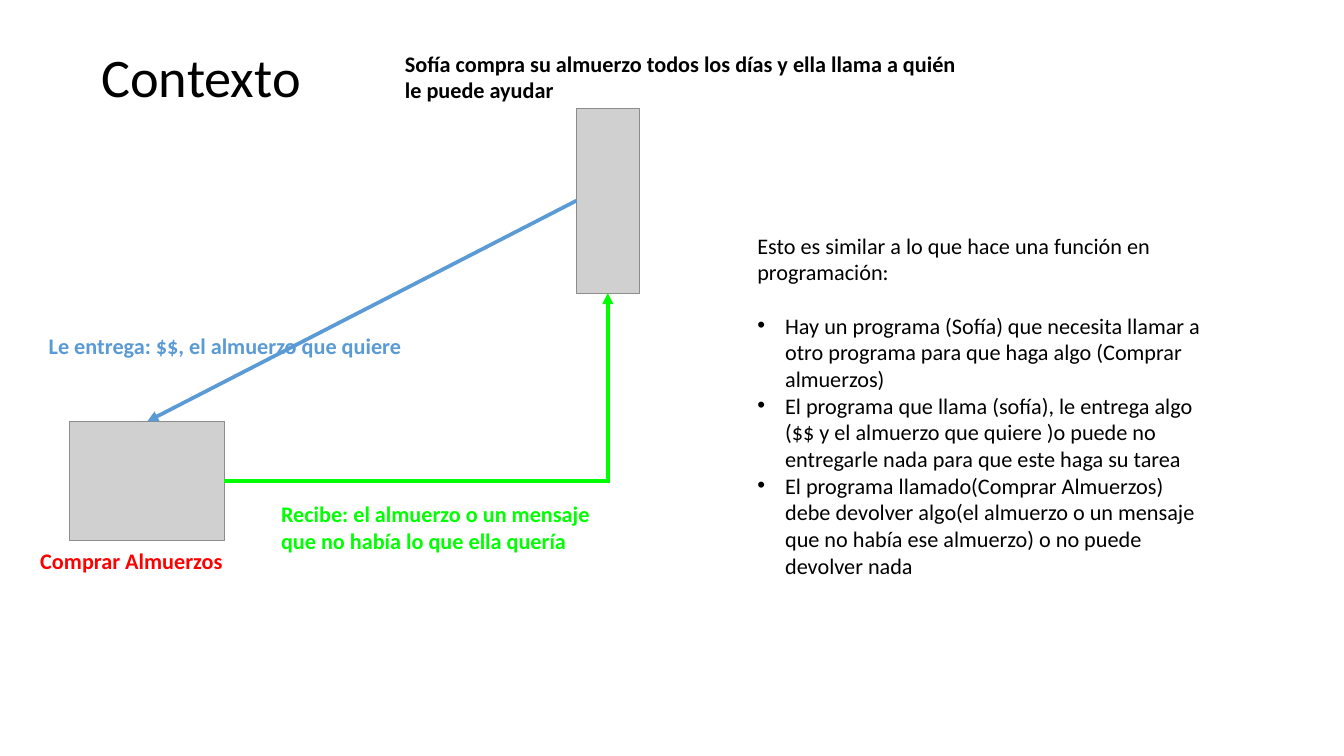
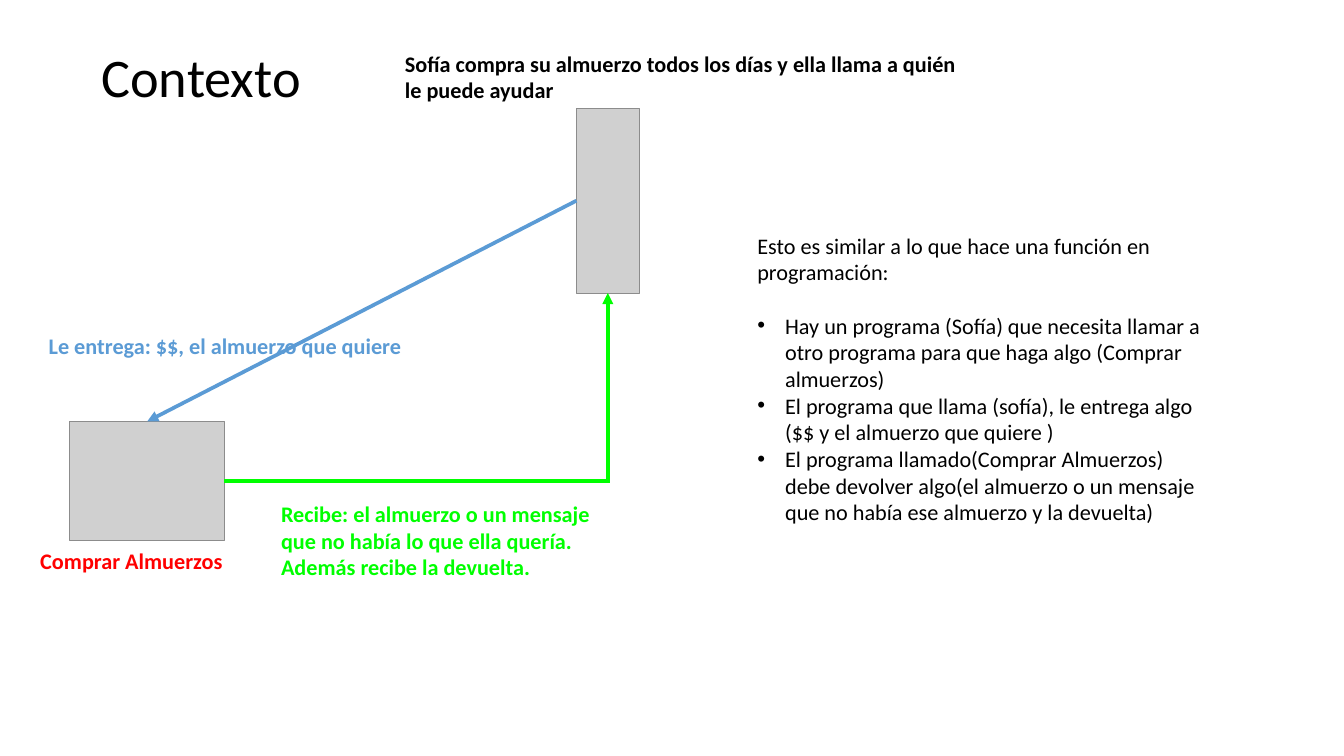
Before and after one commit to CesarLopez-Profe/Logica-de-programacion, a slide deck: slide 5 of Slides/2_Funciones.pptx. Drawn at 1344x756 pixels with LibreOffice and Linux fonts; fonts in the diff are those of the drawing; grey boxes stand for pictures; background and template pictures are left out. Boxes give left, top, right and bottom in pixels: in the first picture for what was removed or moved away, otherwise in the second. Text is boxed around its words. In the diff, an @@ line names an element or a change of style, - is before the commit and + after.

```diff
--- a/Slides/2_Funciones.pptx
+++ b/Slides/2_Funciones.pptx
@@ text at [785, 398, 1194, 524]: text changed @@
-• El programa que llama (sofía), le entrega algo ($$ y el almuerzo que quiere )o puede no entregarle nada para que este haga su tarea
-• El programa llamado(Comprar Almuerzos) debe devolver algo(el almuerzo o un mensaje que no había ese almuerzo) o no puede devolver nada
+• El programa que llama (sofía), le entrega algo ($$ y el almuerzo que quiere )
+• El programa llamado(Comprar Almuerzos) debe devolver algo(el almuerzo o un mensaje que no había ese almuerzo y la devuelta)
@@ text at [281, 506, 590, 575]: text changed @@
-Recibe: el almuerzo o un mensaje que no había lo que ella quería
+Recibe: el almuerzo o un mensaje que no había lo que ella quería. Además recibe la devuelta.
```
Also in this commit, not shown: 1 other slide changed, 2 slides added, 1 other file.
